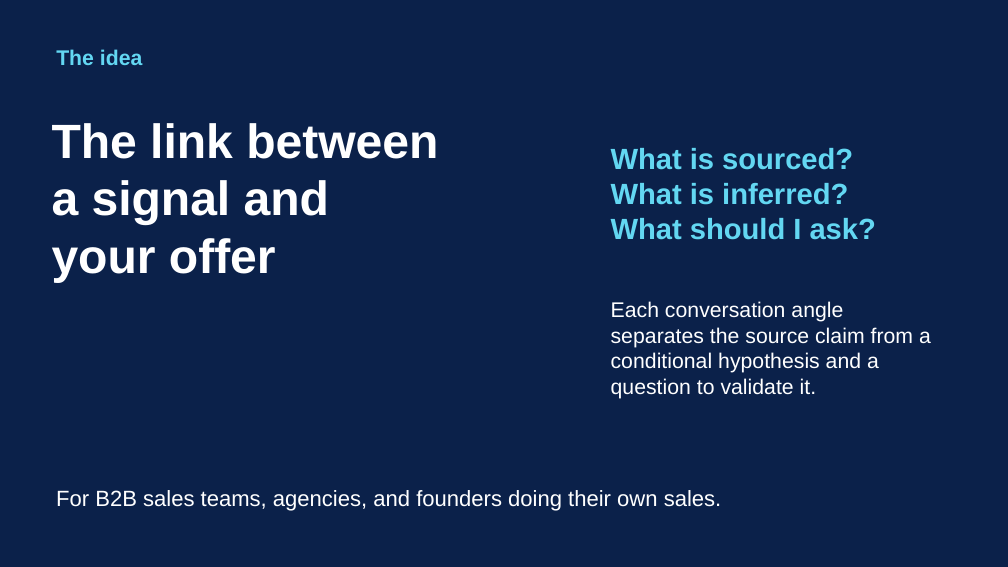
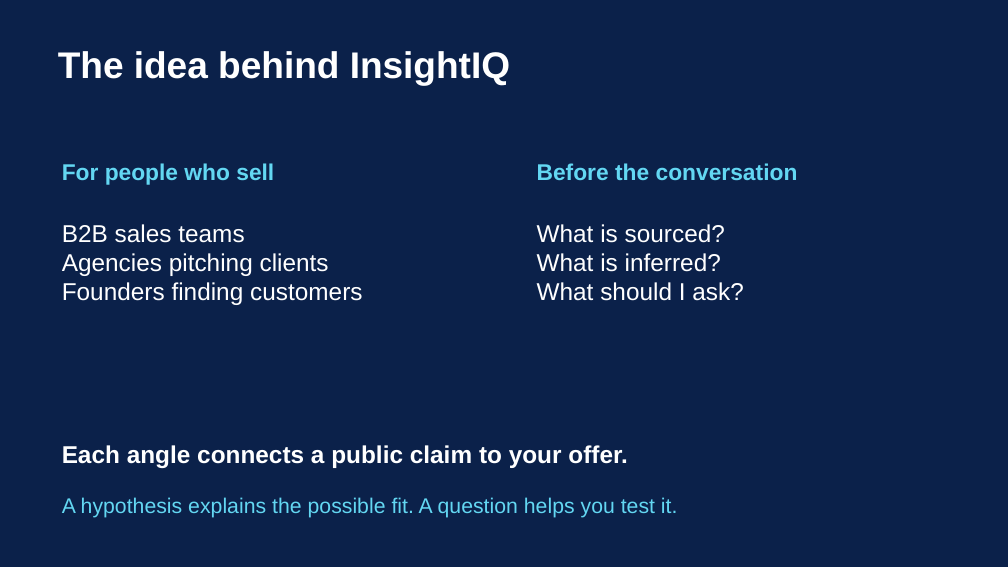
Before and after one commit to afnanahmadtariq/InsightIQ, a slide deck: slide 2 of presentation/InsightIQ-pitch-enhanced.pptx. Drawn at 1008x567 pixels with LibreOffice and Linux fonts; fonts in the diff are those of the drawing. Boxes give left, top, right and bottom in pixels: in the first picture for what was removed or moved away, otherwise in the second. Text is boxed around its words. In the diff, an @@ line names an element or a change of style, - is before the commit and + after.

```diff
--- a/presentation/InsightIQ-pitch-enhanced.pptx
+++ b/presentation/InsightIQ-pitch-enhanced.pptx
@@ text at (58,51,510,85): text changed; size 20.2 to 35.2 pt; text colour #63D7F2 to #FFFFFF @@
-The idea
+The idea behind InsightIQ
@@ text at (62,163,274,185): text changed; size 45.8 to 21.8 pt; text colour #FFFFFF to #63D7F2 @@
-The link between
-a signal and
-your offer
+For people who sell
@@ text at (537,163,798,180): text changed; size 20.2 to 21.8 pt; text colour #FFFFFF to #63D7F2; bold on @@
-Each conversation angle separates the source claim from a conditional hypothesis and a question to validate it.
+Before the conversation
@@ text added at (62,224,362,305), 23.2 pt, text #FFFFFF @@
+B2B sales teams
+Agencies pitching clients
+Founders finding customers
@@ text "What is sourced?": place and size @@
-text "What is sourced?" at (611,148,876,240)
+text "What is sourced?" at (537,224,743,301)
@@ text "What is sourced?" at (537,224,743,301): size 27.8 to 23.2 pt, text colour #63D7F2 to #FFFFFF, bold off @@
@@ text added at (62,445,628,468), 23.2 pt, text #FFFFFF, bold @@
+Each angle connects a public claim to your offer.
@@ text removed at (56,490,722,511) @@
-For B2B sales teams, agencies, and founders doing their own sales.
@@ text added at (62,497,677,518), 20.2 pt, text #63D7F2 @@
+A hypothesis explains the possible fit. A question helps you test it.
```
Also in this commit, not shown: 2 other slides changed, 3 slides added, 3 slides removed, 8 other files.
